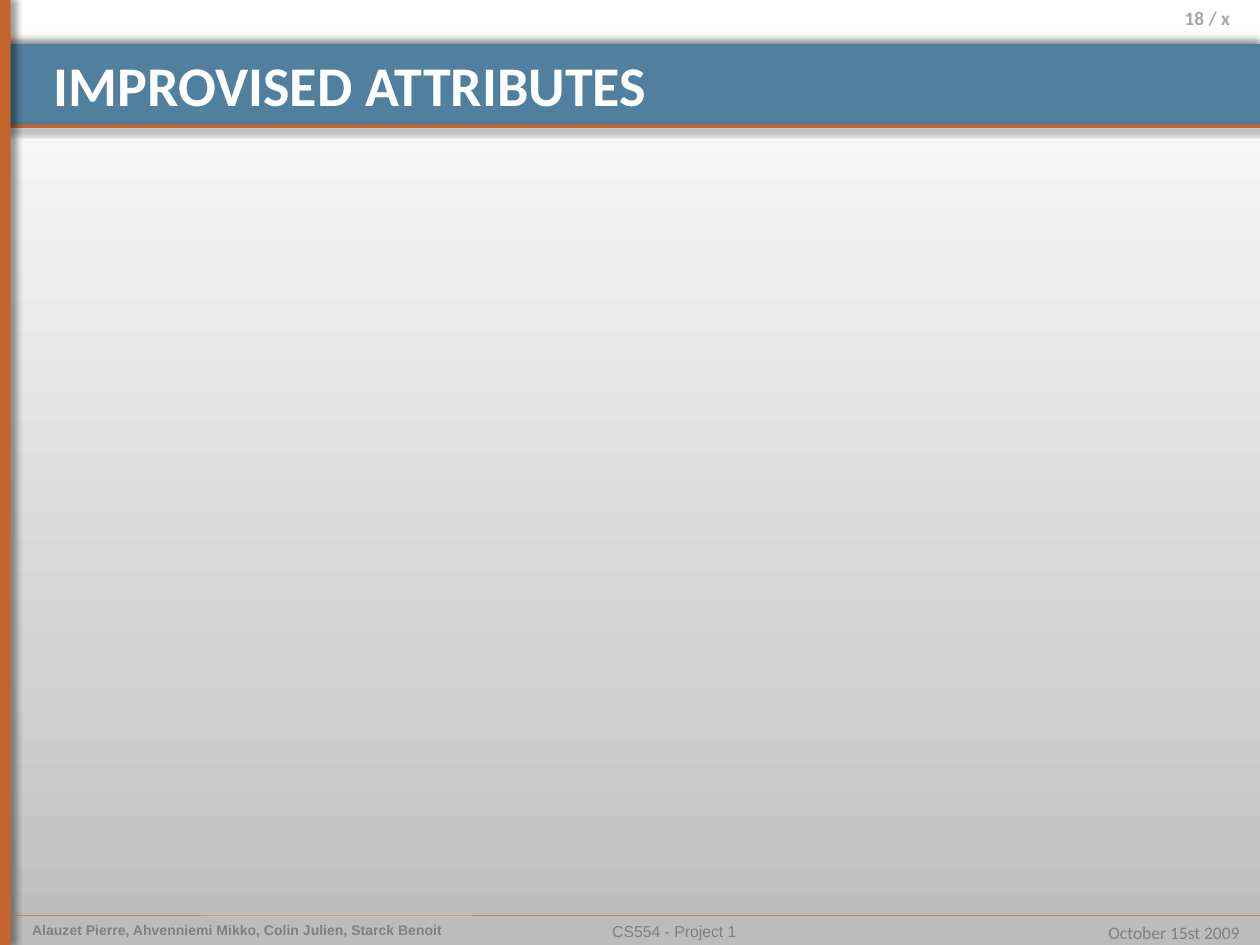
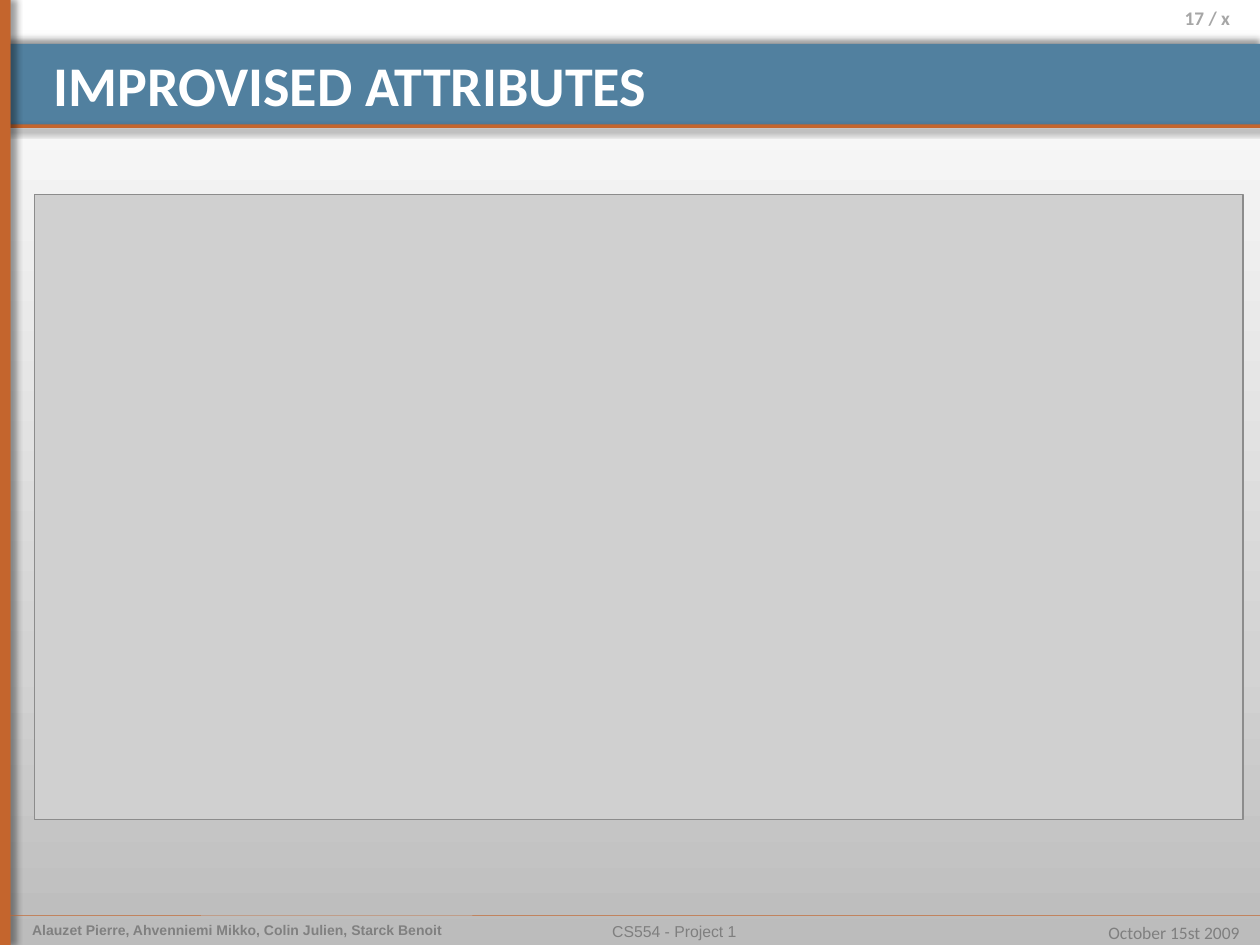
Before and after one commit to pierrealauzet/euroteam, a slide deck: slide 17 of Project 1/Part Final/CS554_EuroTeam_Project1.pptx (slide 18 before the commit). Drawn at 1260x945 pixels with LibreOffice and Linux fonts; fonts in the diff are those of the drawing; grey boxes stand for pictures. Boxes give left, top, right and bottom in pixels: in the first picture for what was removed or moved away, otherwise in the second. Text is boxed around its words. In the diff, an @@ line names an element or a change of style, - is before the commit and + after.

```diff
--- a/Project 1/Part Final/CS554_EuroTeam_Project1.pptx
+++ b/Project 1/Part Final/CS554_EuroTeam_Project1.pptx
@@ page number at [1185, 12, 1230, 25]: text changed @@
-18 / x
+17 / x
@@ picture added at [35, 195, 1244, 820] @@
```
Also in this commit, not shown: 2 other slides changed, 1 slide added, 2 slides removed.
